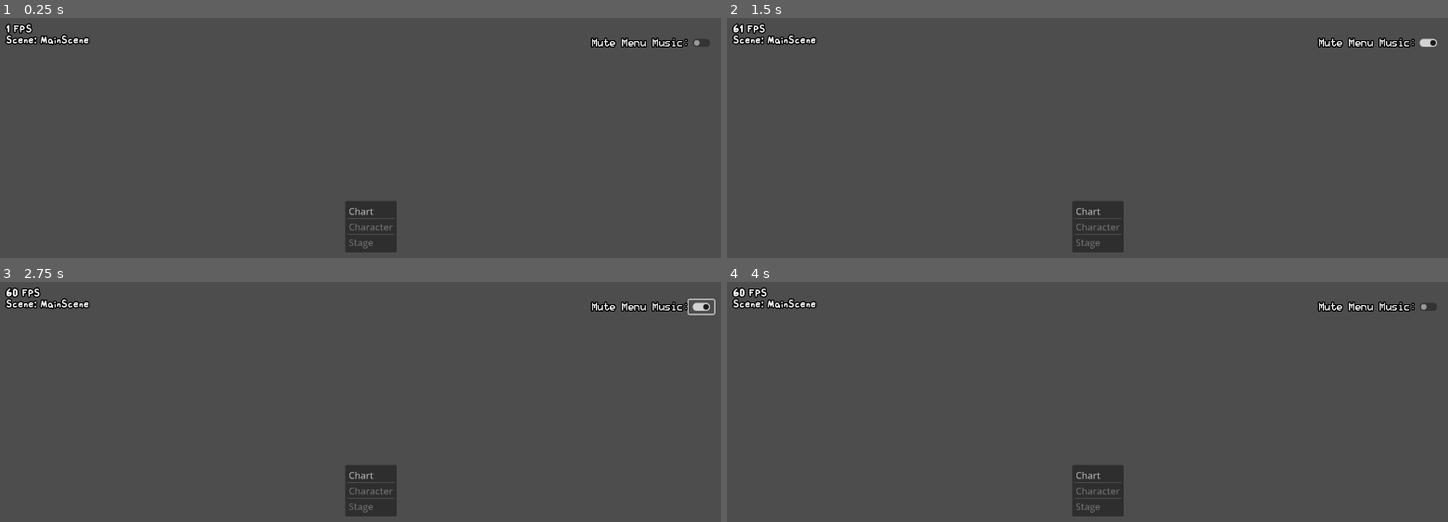
Above: before the commit, frames 1-4 (two rows, left to right).
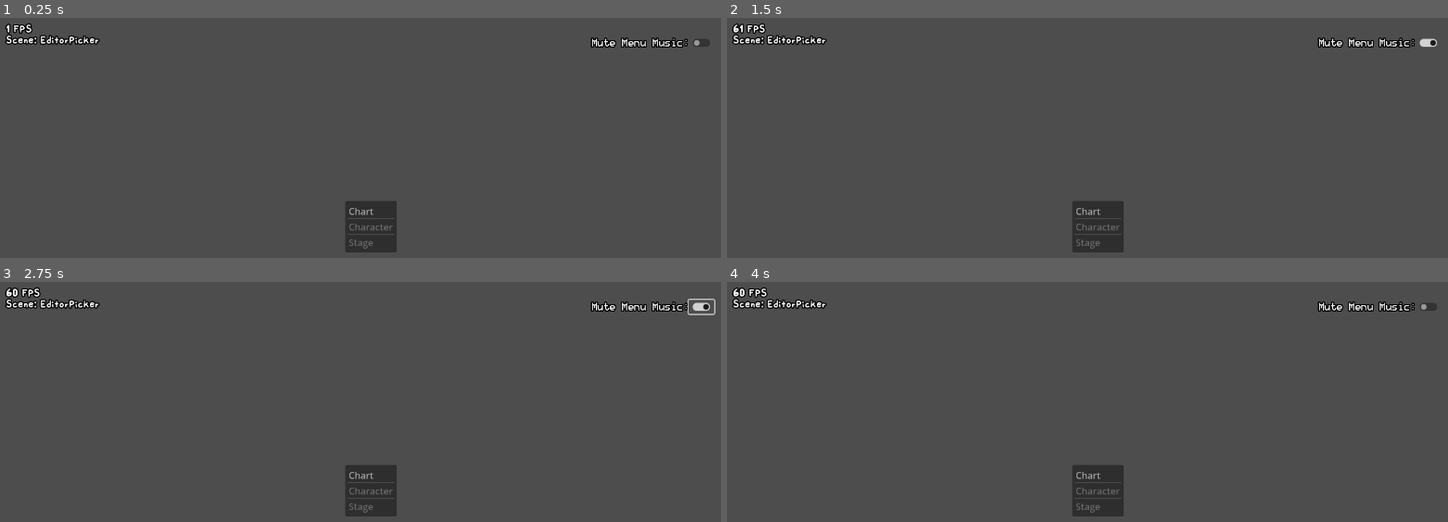
Above: after the commit, the same moments.

Repository: rodney528/Funkin-Editor
Game: Godot game, scene res://source/backend/scenes/main_scene.tscn
Two runs of this game, one before a commit and one after it. Both use one fixed random seed, a clock stepped at 60 frames per second and the inputs below.
Inputs (mouse positions are in pixels of both pictures, inside the frame that each line leads up to):
- Up to frame 1 (0.25 s): no input
- Up to frame 2 (1.5 s): tap Enter at 0.5 s; move the mouse to (1260, 205) at 0.52 s; hold Up (ui_up) 0.53-1.25 s; click (1260, 205) at 0.67 s; tap Space (ui_select) at 0.77 s; click (1426, 42) at 1.25 s
- Up to frame 3 (2.75 s): tap Space (ui_select) at 2, 2.27 s; move the mouse to (223, 512) at 2.02 s; hold Down (ui_down) from 2.03 s (still down)
- Up to frame 4 (4 s): tap Enter at 2.75 s; move the mouse to (1174, 399) at 2.77 s; release Down (ui_down) at 2.78 s; hold Up (ui_up) from 2.78 s (still down); tap Space (ui_select) at 3.5, 3.77 s; move the mouse to (outside the picture) at 3.52 s; click (outside the picture) at 3.67 s

The runs differ from the first frame. In frame 1, 0.2% of the frame differs, in the area x 5-14%, y 6-12%; in frame 2, 0.2%; in frame 3, 0.2%; in frame 4, 0.2%.

Commit message:
Godot v4.7
* Documentation clean up.
* Added an ErrorScene.

Diff:
--- a/project.godot
+++ b/project.godot
@@ -11,8 +11,9 @@
 [application]
 
 config/name="Funkin' Editor"
+config/version="0.0.0"
 run/main_scene="uid://dnjrx1xe57hq4"
-config/features=PackedStringArray("4.6", "GL Compatibility")
+config/features=PackedStringArray("4.7", "GL Compatibility")
 config/icon="res://icon.svg"
 
 [audio]
--- a/source/backend/display/stats-overlay.gd
+++ b/source/backend/display/stats-overlay.gd
@@ -1,7 +1,7 @@
 extends CanvasLayer
 
-@onready var text = Label.new()
-@onready var group = Node2D.new()
+var text:Label = Label.new()
+var group:Node2D = Node2D.new()
 
 var alpha:float:
 	get: return group.modulate.a
@@ -9,8 +9,8 @@
 
 func _ready():
 	process_mode = Node.PROCESS_MODE_ALWAYS
-	layer = 10000
-	text.add_theme_font_override('font', load('res://assets/fonts/funkin.ttf'))
+	layer = RenderingServer.CANVAS_LAYER_MAX
+	text.add_theme_font_override('font', preload('res://assets/fonts/funkin.ttf'))
 	text.add_theme_font_size_override('font_size', 20)
 	text.add_theme_constant_override('outline_size', 8)
 	text.position = Vector2(10, 10)
@@ -19,9 +19,9 @@
 	add_child(group)
 
 func _process(_delta:float):
-	if !get_tree().current_scene: return
+	if !Scene.scene: return
 	var fps:String = Global.trimFloatDisplay(Engine.get_frames_per_second())
-	var scene:String = get_tree().current_scene.name
+	var scene:String = Scene.scene.name
 	#if OS.is_debug_build(): text.text = '%s FPS\n%s / %s\nScene: %s\n%s\n%s' % [fps, String.humanize_size(OS.get_static_memory_usage()), String.humanize_size(OS.get_static_memory_peak_usage()), scene, OS.get_processor_name(), OS.get_version_alias()]
 	#else:
 	text.text = '%s FPS\nScene: %s' % [fps, scene]
--- a/source/backend/resources/checkpoint_meta.gd
+++ b/source/backend/resources/checkpoint_meta.gd
@@ -1,3 +1,4 @@
+## This class contains information for set BPM and Time Signature change.
 class_name CheckpointMeta extends Resource
 
 ## The time of the change (in milliseconds).
@@ -5,13 +6,14 @@
 ## The BPM of the change.
 @export var bpm:float = 100
 ## The time signature of the change.
-@export var signature:Array = [4, 4]
+var signature:Array = [4, 4]
 
+@export_group('Time Signature')
 ## The time signature numerator.
-var beatsPerMeasure:int:
+@export var beatsPerMeasure:int = 4:
 	get: return signature[0]
 ## The time signature denominator.
-var stepsPerBeat:int:
+@export var stepsPerBeat:int = 4:
 	get: return signature[1]
 
 var stepsPerMeasure:int:
--- a/source/backend/resources/music_meta.gd
+++ b/source/backend/resources/music_meta.gd
@@ -1,10 +1,11 @@
+## This class contains information for the music, BPM changes and all.
 class_name MusicMeta extends Resource
 
 ## The song id / folder name.
 var id:String
 
 ## The name of the song.
-@export var name:String
+@export_placeholder('INSERT SONG NAME HERE') var name:String
 ## The person (or people) who composed the song.
 @export var artist:String = 'UNKNOWN'
 ## The list of time changes in the song.
--- /dev/null
+++ b/source/backend/scenes/error_scene.gd
@@ -0,0 +1,9 @@
+class_name ErrorScene extends Scene2D
+
+const _headerText:String = '{[ ERROR SCENE MESSAGE ]}'
+static var inputText:String = 'Set this text upon launching the scene.'
+func resultText() -> String: return '%s\n\n%s' % [_headerText, inputText]
+
+func _process(_delta:float):
+	if $errorTxt.text != resultText():
+		$errorTxt.text = resultText()
--- /dev/null
+++ b/source/backend/scenes/error_scene.tscn
@@ -0,0 +1,24 @@
+[gd_scene format=3 uid="uid://b8ang8aknst8x"]
+
+[ext_resource type="Script" uid="uid://c7st7ryqusc0m" path="res://source/backend/scenes/scene_2d.gd" id="1_06g8p"]
+[ext_resource type="LabelSettings" uid="uid://cyjr1dohwrsjy" path="res://_assets/themes/base_label_settings.tres" id="2_tevs4"]
+
+[node name="ErrorScene" type="Node2D" unique_id=2027852676]
+script = ExtResource("1_06g8p")
+metadata/_custom_type_script = "uid://c7st7ryqusc0m"
+
+[node name="errorTxt" type="Label" parent="." unique_id=1509719996]
+modulate = Color(1, 0, 0, 1)
+oversampling_with_scale = 2
+custom_minimum_size = Vector2(5, 5)
+offset_right = 640.0
+offset_bottom = 360.0
+scale = Vector2(2, 2)
+accessibility_name = "errortxt"
+text = "{[ ERROR SCENE MESSAGE ]}
+
+Set this text upon launching the scene."
+label_settings = ExtResource("2_tevs4")
+horizontal_alignment = 1
+vertical_alignment = 1
+autowrap_mode = 3
--- a/source/backend/scenes/main_scene.gd
+++ b/source/backend/scenes/main_scene.gd
@@ -1,4 +1,5 @@
-class_name Scene extends Scene2D
+## The main scene of the entire project.
+class_name Scene extends Node2D
 
 @export_file('*.tscn', '*.scn', '*.res') var initial_scene:String
 
@@ -7,7 +8,11 @@
 
 func _ready():
 	_self = self
-	scene = load(initial_scene).instantiate()
+	if ResourceLoader.exists(initial_scene):
+		scene = load(initial_scene).instantiate()
+	else:
+		ErrorScene.inputText = 'Scene "%s" is unknown, please try a different scene.' % initial_scene
+		scene = preload('res://source/backend/scenes/error_scene.tscn').instantiate()
 	add_child(scene)
 
 static func switchScene(scene_path:String):
--- a/source/backend/scenes/main_scene.tscn
+++ b/source/backend/scenes/main_scene.tscn
@@ -2,6 +2,6 @@
 
 [ext_resource type="Script" uid="uid://bmyvhu66mrp1" path="res://source/backend/scenes/main_scene.gd" id="1_tle04"]
 
-[node name="MainScene" type="Node2D" unique_id=849600581]
+[node name="MainScene" type="Node2D" unique_id=2103942632]
 script = ExtResource("1_tle04")
 initial_scene = "uid://c4js7rf68hl27"
--- a/source/backend/scenes/scene_2d.gd
+++ b/source/backend/scenes/scene_2d.gd
@@ -1,11 +1,20 @@
+## The parent scene class used throughtout the project.
 class_name Scene2D extends Node2D
 
+## The parent scene. If this scene is a sub-scene! Otherwise, this is null.
 var parent:Scene2D
+## The sub-scene of this scene, useful for pause menus and shit.
 var subScene:Scene2D
 
+## Opens up a sub-scene.
+func openSubScene(_subScene:Scene2D, self_process_mode:ProcessMode = PROCESS_MODE_INHERIT):
+	process_mode = self_process_mode
+	if !_subScene: print('[%s.openSubScene] Sub-Scene is null.' % [get_class()]); return
+	Scene._self.add_child(_subScene)
+
+## Loads a sub-scene from it's path.
 func loadSubScene(scene_path:String, self_process_mode:ProcessMode = PROCESS_MODE_INHERIT):
-	process_mode = self_process_mode
 	if !Paths.exists(scene_path, Paths.SearchType.RAW):
 		print('[%s.loadSubScene] "%s" doesn\'t exist.' % [get_class(), scene_path])
 		return
-	Scene._self.add_child(load(scene_path).instantiate())
+	openSubScene(load(scene_path).instantiate(), self_process_mode)
--- a/source/backend/systems/assets.gd
+++ b/source/backend/systems/assets.gd
@@ -1,8 +1,7 @@
+## Contains shortcut functions for getting object information.
 extends Node
 
-func _ready() -> void:
-	pass
-
+## Returns parsed json data.
 func json(path:String, searchType:Paths.SearchType = Paths.SearchType.NORMAL) -> Variant:
 	var jsonPath = Paths.file(path, ['json'], searchType)
 	var fileAccess = FileAccess.open(jsonPath, FileAccess.READ)
--- a/source/backend/systems/conductor.gd
+++ b/source/backend/systems/conductor.gd
@@ -1,7 +1,8 @@
 @icon('res://_assets/AudioStream.svg')
+## This class handles all song related shenanigans.
 class_name Conductor extends Node
 
-@onready var _playback = AudioStreamPlayer.new()
+var _playback = AudioStreamPlayer.new()
 
 # mainly for testing, before strumlines were added and shit
 @export var _songOverride:String
@@ -9,7 +10,7 @@
 
 ## The data the conductor uses to manage things.
 var data:MusicMeta
-## The bpm and time signature
+## The BPM and Time Signature.
 var checkpoints:Array[CheckpointMeta] = []
 
 ## The initial BPM.
@@ -29,6 +30,7 @@
 	set(value):
 		_playback.seek(value / 1000)
 		_fake_time = value
+## The length of the song (in milliseconds).
 var length:float:
 	get: return _playback.stream.get_length() * 1000
 
@@ -46,23 +48,23 @@
 ## The same as "curMeasure", but as a percentage.
 var curMeasureFloat:float
 
-## The current amount of *steps per beat* (time signature denominator).
+## The current amount of *steps per beat* (time signature *denominator*).
 var stepsPerBeat:int:
 	get: return getCheckpointFromTime(time).stepsPerBeat
-## The current amount of *beats per measure* (time signature numerator).
+## The current amount of *beats per measure* (time signature *numerator*).
 var beatsPerMeasure:int:
 	get: return getCheckpointFromTime(time).beatsPerMeasure
 ## The current amount of *steps per measure*.
 var stepsPerMeasure:int:
 	get: return getCheckpointFromTime(time).stepsPerMeasure
 
-## The amount of steps into the song (in milliseconds).
+## The length of a step (in milliseconds).
 var stepLength:float:
 	get: return getInfoFromTime(time).stepLength
-## The amount of beats into the song (in milliseconds).
+## The length of a beat (in milliseconds).
 var beatLength:float:
 	get: return getInfoFromTime(time).beatLength
-## The amount of measures into the song (in milliseconds).
+## The length of a measure (in milliseconds).
 var measureLength:float:
 	get: return getInfoFromTime(time).measureLength
 
@@ -76,13 +78,14 @@
 ## Emitted whenever a bpm change has passed.
 signal bpmHit(checkpoint:CheckpointMeta)
 
-## Whether the conductor is current playing or not.
+## Whether the conductor is playing or not.
 var playing:bool:
 	get: return !_playback.stream_paused or _playback.playing
 	set(value):
 		# figure out "_fake_time" set
 		_playback.stream_paused = !value
 		time = _fake_time
+## Whether the conductor is muted or not.
 var muted:bool = false:
 	set(value):
 		muted = value
@@ -99,7 +102,7 @@
 var rate:float = 1:
 	get: return _playback.pitch_scale
 	set(value): _playback.pitch_scale = value
-## Wether the conductor audio will loop.
+## Wether the conductor audio will loop when it ends.
 var loop:bool = false
 
 func _ready():
@@ -121,7 +124,10 @@
 		play()
 		playing = false
 
+@export_group('Debug')
+## Wether the conductor should process checkpoint information when paused.
 @export var process_anyway:bool = false
+
 var _prev_checkpoint:CheckpointMeta
 var _current_checkpoint:CheckpointMeta
 func _process(_delta:float):
--- a/source/backend/systems/paths.gd
+++ b/source/backend/systems/paths.gd
@@ -15,9 +15,6 @@
 ## The mods folder path.
 const MODS_FOLDER:String = 'res://mods/'
 
-func _ready():
-	pass
-
 func _extCheck(path:String, exts:Array[String]) -> String:
 	if exts.size() < 0:
 		#print('[Paths._extCheck] "%s"' % path)
@@ -31,6 +28,7 @@
 				return lePath
 	return Global.NONE
 
+## Returns a path.
 func file(path:String, exts:Array[String] = [], searchType:SearchType = SearchType.NORMAL) -> String:
 	#print('[Paths.file] "%s", %s, %s' % [path, exts, searchType])
 	if searchType == SearchType.RAW:
@@ -43,6 +41,7 @@
 
 	return _extCheck(ASSETS_FOLDER + path, exts)
 
+## Checks if a file exists.
 func exists(path:String, searchType:SearchType = SearchType.NORMAL) -> bool:
 	#print('[Paths.file] "%s", %s' % [path, searchType])
 	if searchType == SearchType.RAW:
@@ -59,12 +58,22 @@
 	#print('[Paths.exists] "%s"' % [ASSETS_FOLDER + path])
 	return ResourceLoader.exists(ASSETS_FOLDER + path)
 
+## All images extensions.
 const IMAGE_EXTS:Array[String] = ['png']
+## All audio extensions.
+const AUDIO_EXTS:Array[String] = ['ogg', 'wav']
+
+## Returns the path of an image file.
 func image(path:String, exts:Array[String] = IMAGE_EXTS, searchType:SearchType = SearchType.NORMAL) -> String:
 	return file('images/%s' % path, exts, searchType)
 
-const AUDIO_EXTS:Array[String] = ['ogg', 'wav']
+## Returns the path of an audio file.
+func audio(path:String, exts:Array[String] = AUDIO_EXTS, searchType:SearchType = SearchType.NORMAL) -> String:
+	return file(path, exts, searchType)
+
+## Returns the path of a song.
 func music(path:String, exts:Array[String] = AUDIO_EXTS, searchType:SearchType = SearchType.NORMAL) -> String:
-	return file('music/%s' % path, exts, searchType)
+	return audio('music/%s' % path, exts, searchType)
+## Returns the path of a sound.
 func sound(path:String, exts:Array[String] = AUDIO_EXTS, searchType:SearchType = SearchType.NORMAL) -> String:
-	return file('sounds/%s' % path, exts, searchType)
+	return audio('sounds/%s' % path, exts, searchType)
--- a/source/backend/utils/keycount_util.gd
+++ b/source/backend/utils/keycount_util.gd
@@ -1,3 +1,4 @@
+## This class handles all extra key related information.
 extends Node
 
 const MIN_KEYS = 1 ## The minimum amount of keys.
--- a/source/gameplay/arrows/arrow_field.gd
+++ b/source/gameplay/arrows/arrow_field.gd
@@ -1,30 +1,31 @@
 class_name ArrowField extends Node2D
 
+var conductor:Conductor
 var charter:bool
 var count:int
 
 #var grid
-var strums:Node
-var notes:Node
+var strums:Node = Node.new()
+var notes:Node = Node.new()
 
-func _init(_count:int, _charter:bool = false):
+func _init(_conductor:Conductor, _count:int, _charter:bool = false):
+	conductor = _conductor
 	charter = _charter
 	count = _count
 
 func _ready():
-	strums = Node.new()
-	notes = Node.new()
-
 	generateStrums()
-
 	add_child(strums)
 	add_child(notes)
 
 func generateStrums():
-	for strum in strums:
-		print(strum)
+	for strum in strums.get_children():
+		strums.remove_child(strum)
+		strum.queue_free()
 	for i in range(count):
-		Strum.create(i)
-
+		var strum = Strum.create(i)
+		strum.transform.rotated_local(Note.directionAngles[i])
+		strums.add_child(strum)
 func generateNotes(time:float = -INF):
 	if charter: time = -INF # prevents it from eating your progress
+	if time < conductor.time: pass
--- a/source/gameplay/arrows/note.gd
+++ b/source/gameplay/arrows/note.gd
@@ -1,13 +1,21 @@
 class_name Note extends Sprite2D
 
-const dirAngles:Array[int] = [0, 270, 90, 180]
+const DEFAULT_NOTE_TYPE:StringName = &'default'
+const directionAngles:Array[int] = [0, 270, 90, 180]
 
-var field:ArrowField
 var strum:Strum
+var field:ArrowField:
+	get: return strum.field
 
-var id:int
+var mania_data:KeyCountUtil.KeyCountData:
+	get: return KeyCountUtil.getData(local_mania)
+var local_mania:int
+
+
+var id:int:
+	get: return strum.id
 var time:float
-var type:StringName = &'default'
+var type:StringName = DEFAULT_NOTE_TYPE
 
 var skin:String = 'base'
 
@@ -18,11 +26,13 @@
 func tooLate() -> bool:
 	return true
 
-func _init(_id:int, _time:float):
-	id = _id
+func _init(_strum:Strum, _mania:int, _time:float):
+	strum = _strum
+	local_mania = _mania
 	time = _time
 
 func _ready():
 	texture = load(Paths.image('arrows/%s/note head' % skin))
 	modulate = QuantUtil._unknownColor
 	scale = Vector2(0.7, 0.7)
+	transform.rotated_local(directionAngles[id % local_mania])
--- a/source/gameplay/arrows/strum.gd
+++ b/source/gameplay/arrows/strum.gd
@@ -6,12 +6,15 @@
 
 var quantColor:Color = QuantUtil._unknownColor
 
-static var _create_id:int = 0
-static func create(_id:int) -> Strum:
+static var _create_field:ArrowField
+static var _create_id:int
+static func create(_field:ArrowField, _id:int) -> Strum:
+	_create_field = _field
 	_create_id = _id
 	return load('res://source/gameplay/arrows/strum.tscn').instantiate()
 
 func _ready():
+	field = _create_field
 	id = _create_id
 
 func _on_animation_changed():
--- a/source/gameplay/arrows/strum.tscn
+++ b/source/gameplay/arrows/strum.tscn
@@ -26,7 +26,7 @@
 "duration": 1.0,
 "texture": ExtResource("4_a5qi6")
 }],
-"loop": false,
+"loop": 0,
 "name": &"confirm",
 "speed": 24.0
 }, {
@@ -43,7 +43,7 @@
 "duration": 1.0,
 "texture": ExtResource("8_ge80k")
 }],
-"loop": false,
+"loop": 0,
 "name": &"press",
 "speed": 24.0
 }, {
@@ -51,7 +51,7 @@
 "duration": 1.0,
 "texture": ExtResource("9_06m2o")
 }],
-"loop": false,
+"loop": 0,
 "name": &"static",
 "speed": 24.0
 }]
--- a/source/scenes/editor_picker.gd
+++ b/source/scenes/editor_picker.gd
@@ -1,6 +1,7 @@
 class_name EditorPicker extends Scene2D
 
 func _ready():
+	@warning_ignore('integer_division')
 	position = Vector2(get_window().size.x / 2, get_window().size.y / 2)
 	$mute_button.button_pressed = Global.bgMusic.muted
 
--- a/source/scenes/editors/chart_editor.gd
+++ b/source/scenes/editors/chart_editor.gd
@@ -3,12 +3,7 @@
 var _menutheme = Global.bgMusic
 var songTime:float:
 	get: return $currentsong.time
-	set(value):
-		$currentsong.time = value
-		return value
-
-func initPlayTest():
-	loadSubScene('res://source/scenes/play_test_scene.tscn', Node.PROCESS_MODE_DISABLED)
+	set(value): $currentsong.time = value; return value
 
 var _lastplaying = false
 func _process(_delta:float):
@@ -38,7 +33,7 @@
 	if boundTime: songTime = clampf(songTime, 0, $currentsong.length)
 	$time_slider.value = remap(songTime, 0, $currentsong.length, 0, 1)
 
-	if Input.is_key_pressed(KEY_F12): initPlayTest()
+	if Input.is_key_pressed(KEY_F12): loadSubScene('res://source/scenes/play_test_scene.tscn', Node.PROCESS_MODE_DISABLED)
 
 func _on_file_index_pressed(index:int):
 	var id = $menu_bar/File.get_item_text(index)
--- a/source/scenes/editors/chart_editor.tscn
+++ b/source/scenes/editors/chart_editor.tscn
@@ -2,8 +2,9 @@
 
 [ext_resource type="Script" uid="uid://ceu656n8igpmm" path="res://source/scenes/editors/chart_editor.gd" id="1_8c3wk"]
 [ext_resource type="Script" uid="uid://dlnj1owdtcruj" path="res://source/backend/systems/conductor.gd" id="2_oq2wg"]
-[ext_resource type="Theme" uid="uid://d2ju6vnaa4aqm" path="res://_assets/themes/theme.tres" id="3_i1n7p"]
 [ext_resource type="LabelSettings" uid="uid://cyjr1dohwrsjy" path="res://_assets/themes/base_label_settings.tres" id="4_ogk2p"]
+
+[sub_resource type="Theme" id="Theme_hxfs8"]
 
 [node name="ChartEditor" type="Node2D" unique_id=1053138376]
 script = ExtResource("1_8c3wk")
@@ -17,18 +18,19 @@
 metadata/_custom_type_script = "uid://dlnj1owdtcruj"
 
 [node name="menu_bar" type="MenuBar" parent="." unique_id=1190602162 groups=["stats-reactor"]]
-layout_direction = 2
 offset_right = 77.0
 offset_bottom = 31.0
 scale = Vector2(1, 0.996875)
+layout_direction = 2
 accessibility_name = "menubar"
-theme = ExtResource("3_i1n7p")
+theme = SubResource("Theme_hxfs8")
 language = "en"
 metadata/_edit_use_anchors_ = true
 
 [node name="File" type="PopupMenu" parent="menu_bar" unique_id=1637833829 groups=["stats-reactor"]]
 oversampling_override = 1.0
 size = Vector2i(177, 100)
+accessibility_name = "file"
 allow_search = false
 item_count = 4
 item_0/text = "Save"
@@ -42,6 +44,7 @@
 
 [node name="Edit" type="PopupMenu" parent="menu_bar" unique_id=1744372175 groups=["stats-reactor"]]
 oversampling_override = 1.0
+accessibility_name = "edit"
 allow_search = false
 
 [node name="rateTxt" type="Label" parent="." unique_id=1819544079]
Not shown: 1 places in _assets/themes/base_label_settings.tres that only renumber resources
Not shown, added: source/backend/scenes/error_scene.gd.uid
